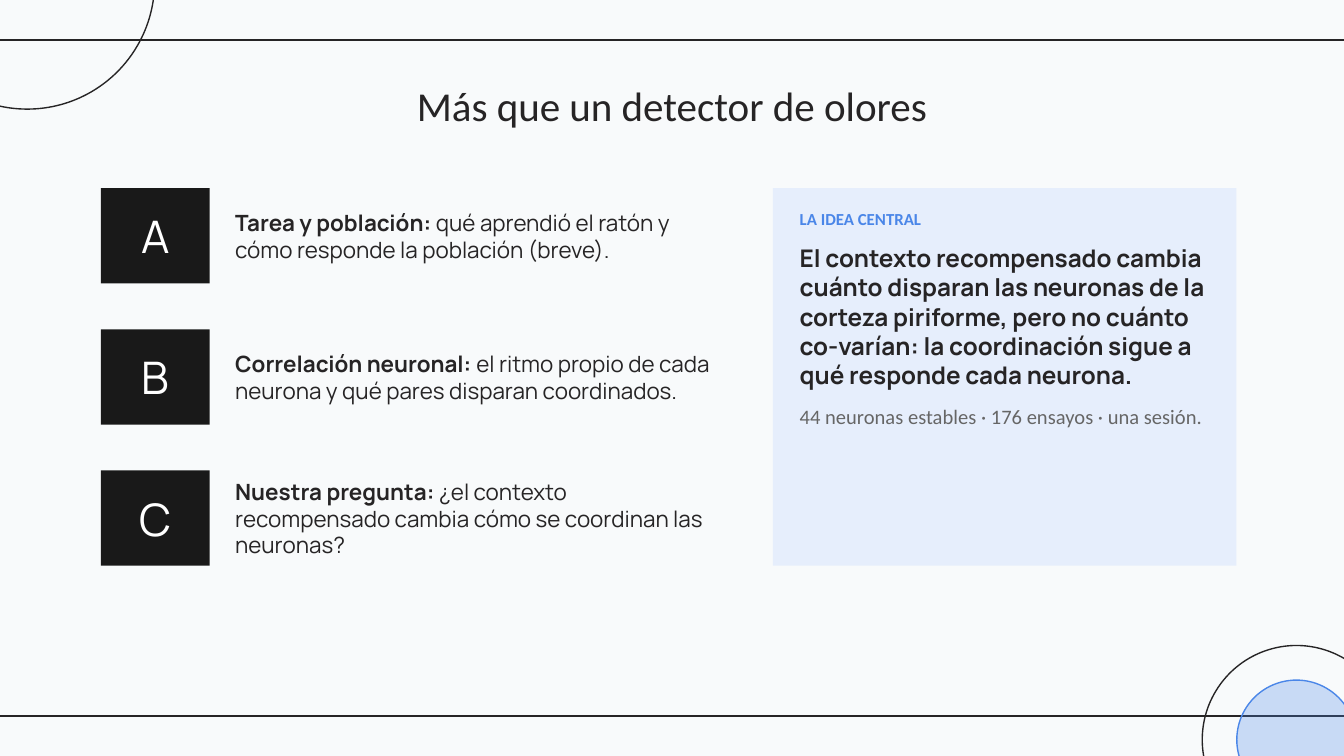
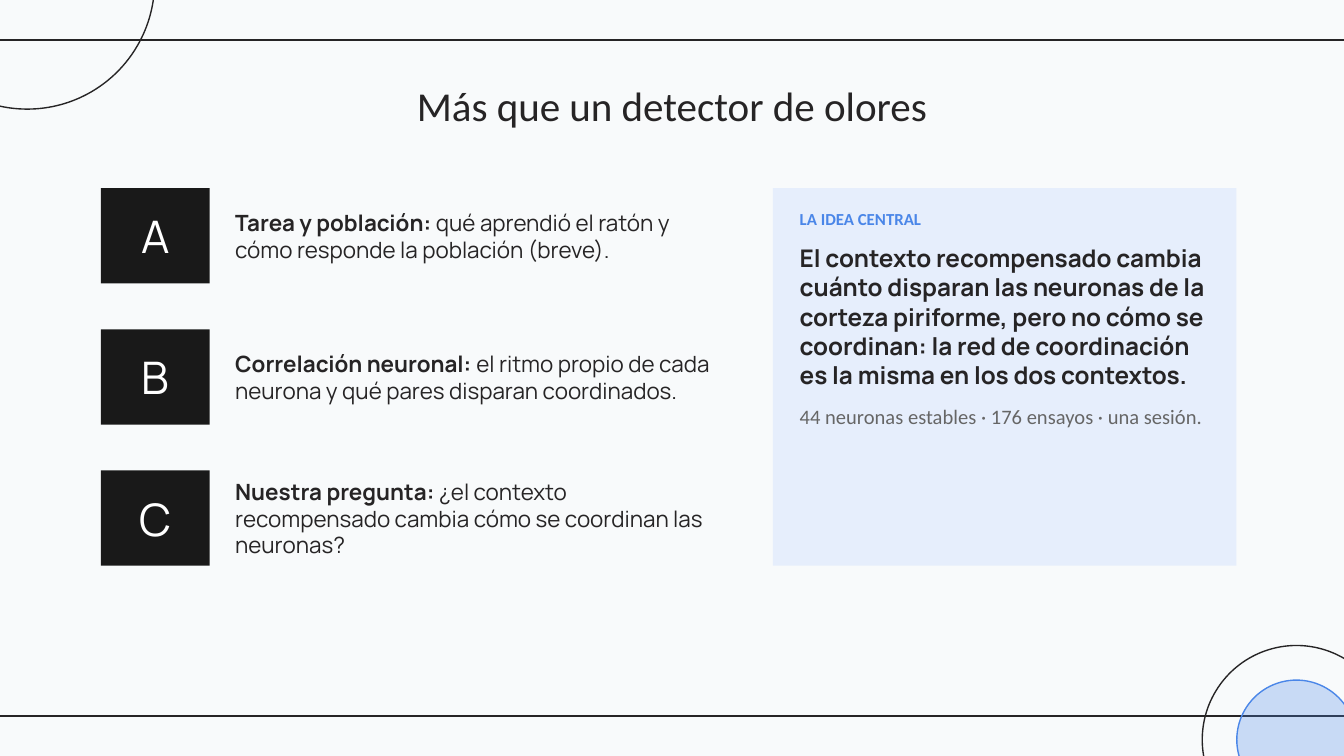
Before and after one commit to SantiNG101/final-neuro, a slide deck: slide 2 of presentacion/presentacion_trabajo_final.pptx. Drawn at 1344x756 pixels with LibreOffice and Linux fonts; fonts in the diff are those of the drawing. Boxes give left, top, right and bottom in pixels: in the first picture for what was removed or moved away, otherwise in the second. Text is boxed around its words. In the diff, an @@ line names an element or a change of style, - is before the commit and + after.

```diff
--- a/presentacion/presentacion_trabajo_final.pptx
+++ b/presentacion/presentacion_trabajo_final.pptx
@@ text at bbox=[800, 249, 1204, 385]: text changed @@
-El contexto recompensado cambia cuánto disparan las neuronas de la corteza piriforme, pero no cuánto co-varían: la coordinación sigue a qué responde cada neurona.
+El contexto recompensado cambia cuánto disparan las neuronas de la corteza piriforme, pero no cómo se coordinan: la red de coordinación es la misma en los dos contextos.
```
Also in this commit, not shown: 5 other slides changed, 3 slides added, 1 slide removed, 5 other files.
